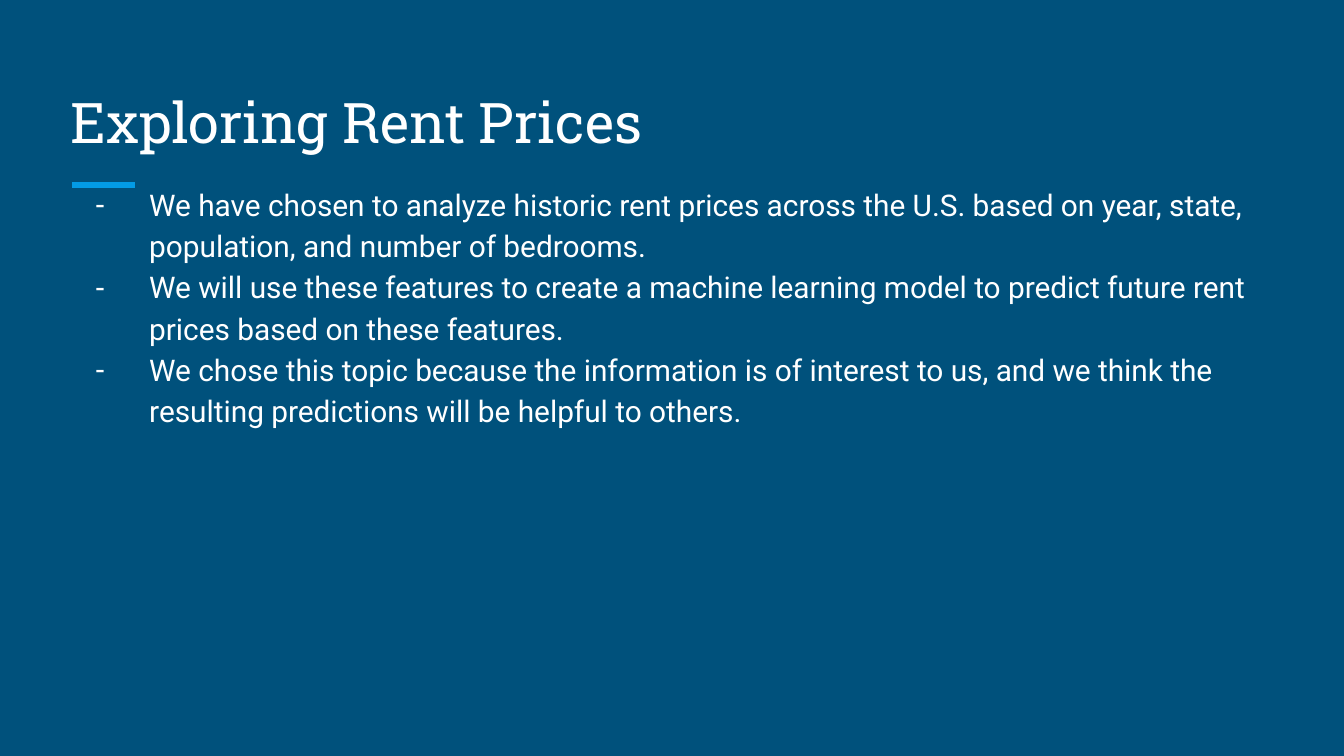
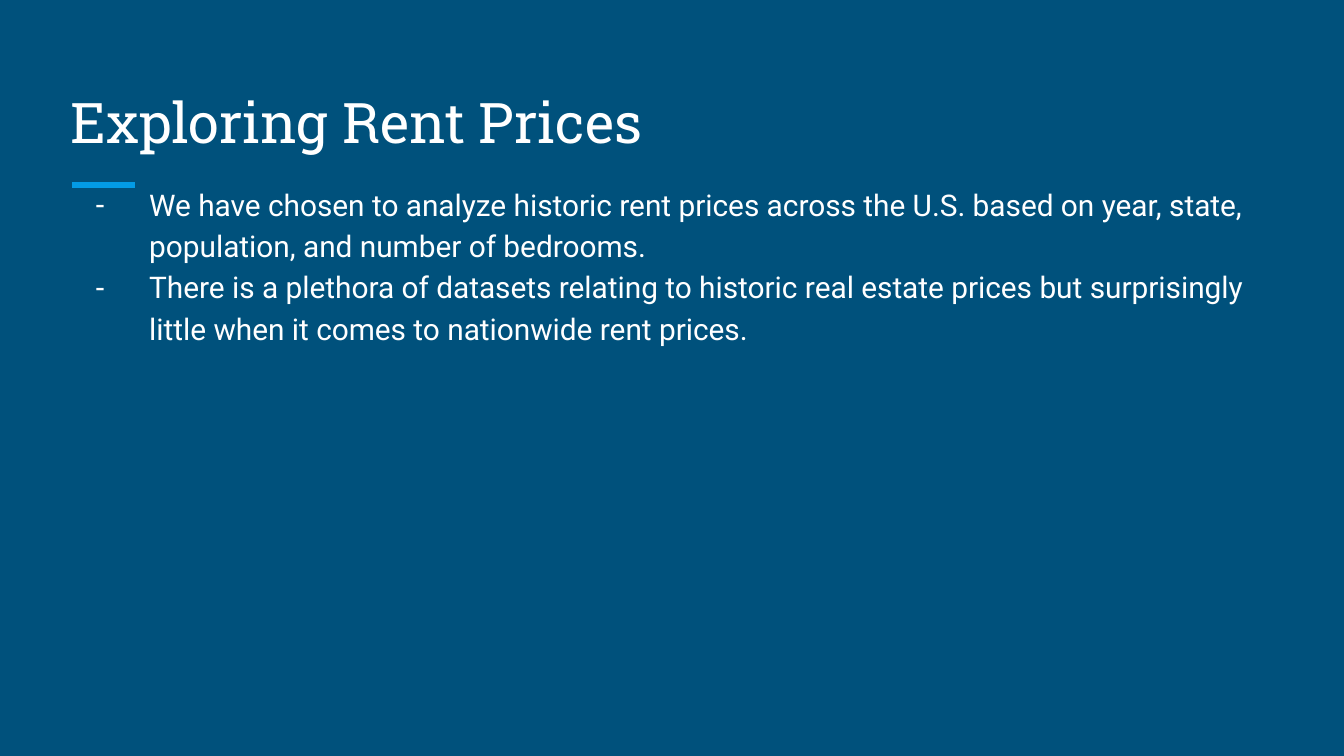
Before and after one commit to RichelynScott/Final-Project-Group-B, a slide deck: slide 3 of Fair Market Rent Exploration.pptx (slide 4 before the commit). Drawn at 1344x756 pixels with LibreOffice and Linux fonts; fonts in the diff are those of the drawing. Boxes give left, top, right and bottom in pixels: in the first picture for what was removed or moved away, otherwise in the second. Text is boxed around its words. In the diff, an @@ line names an element or a change of style, - is before the commit and + after.

```diff
--- a/Fair Market Rent Exploration.pptx
+++ b/Fair Market Rent Exploration.pptx
@@ text at (149, 275, 1243, 346): text changed @@
-– We will use these features to create a machine learning model to predict future rent prices based on these features.
-– We chose this topic because the information is of interest to us, and we think the resulting predictions will be helpful to others.
+– There is a plethora of datasets relating to historic real estate prices but surprisingly little when it comes to nationwide rent prices.
```
Also in this commit, not shown: 4 other slides changed, 5 slides added.
